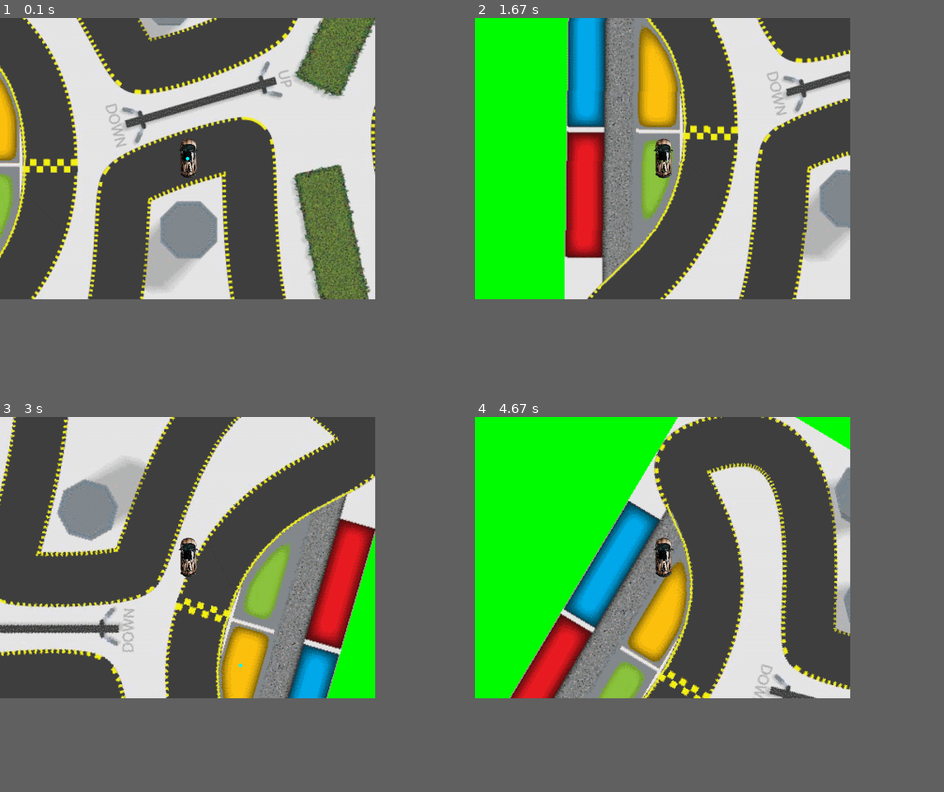
Above: before the commit, frames 1-4 (two rows, left to right).
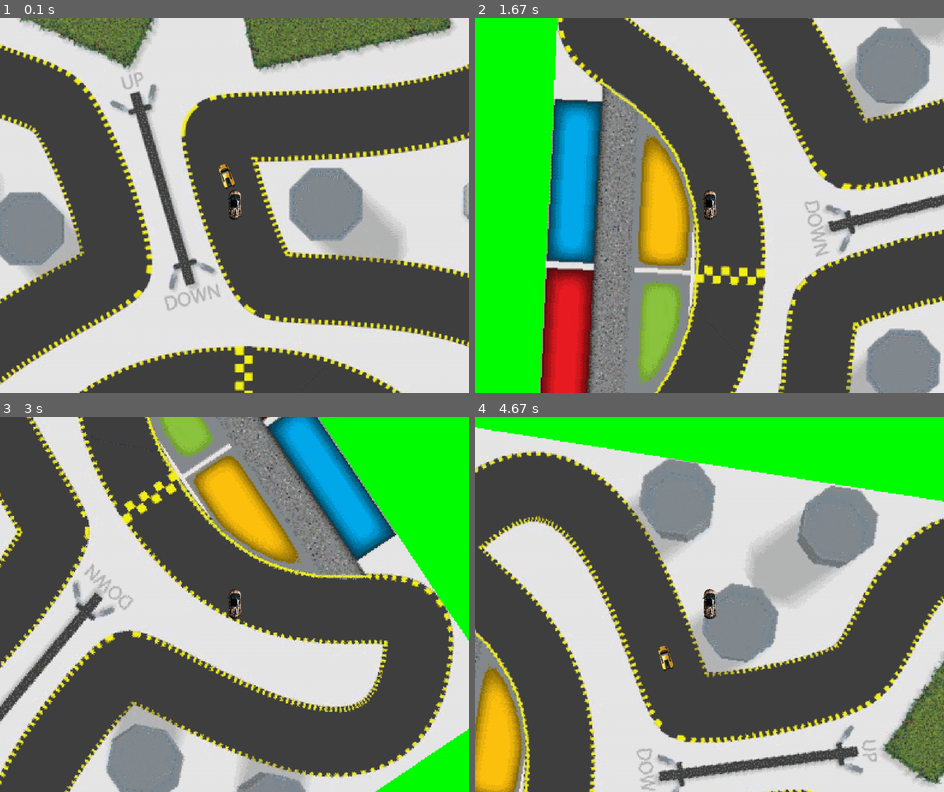
Above: after the commit, the same moments.

Repository: samiam567/PolePositionENGR133FinalProject
Game: pygame game, started from polePositionRunner.py
Same seed, same stepped clock (60 frames per second), same inputs: the game is played once before the commit and once after it.
Inputs:
- Up to frame 1 (0.1 s): type "y (at the terminal prompt)" at 0 s
- Up to frame 2 (1.67 s): hold D 0.33-0.8 s; hold W 0.83-1.3 s; hold D from 1.33 s (still down)
- Up to frame 3 (3 s): release D at 1.8 s; hold A 1.83-2.37 s; hold S 2.4-2.87 s; hold A from 2.9 s (still down)
- Up to frame 4 (4.67 s): release A at 3.37 s; hold W 3.4-3.87 s; hold D 3.9-4.53 s; hold S from 4.57 s (still down)
In our replay, the window is 720x540 before the commit and 900x720 after it. These sizes can differ from the game's own. Grey fills any space a smaller window leaves; there, only what the larger window draws over its background counts as a difference.

The runs differ from the first frame. In frame 1, 64% of the frame differs, in the area x 0-100%, y 0-100%; in frame 2, 61%; in frame 3, 68%; in frame 4, 78%.

Commit message:
You can now race against cpu

Diff:
--- /dev/null
+++ b/Computercar.py
@@ -0,0 +1,154 @@
+
+'''
+===============================================================================
+ENGR 133 Fa 2020
+
+Assignment Information
+	Assignment:     Final Project
+	Author:         Alec Pannunzio, afpannun@purdue.edu
+	Team ID:        LC4-5
+===============================================================================
+'''
+from math import sqrt,cos,sin,pi
+from game_engine.RelativeSprite import RelativeSprite
+from game_engine.raytrace import raytrace;
+import Racecar
+import pygame
+
+# a racecar controlled by the computer
+'''
+class members:
+racecarSpeed - float - how fast the racecar should be going
+racetrack - Racetrack - the racetrack we will be driving on  ;   for figuring out if we are on the track and CPU driving
+racetrackSet - boolean - whether we have set a racetrack yet
+racecarAcceleration - float - how fast we accelerate (how big the engine is)
+sensorLength - float - the max distance we will probe in raytracing
+sensorAngle - float - the angle from the front that the angled rays are for CPU driving
+prevError - float - the error from the last PID loop
+kP - float - the porportionallity constant for the PID controller
+kD - float - the derivative constant for the PID controller
+'''
+
+
+class Computercar(Racecar.Racecar):
+    def __init__(self,objectDraw,isFirstPerson,playercar):
+        racecar_source = "assets/racecar.png"
+
+        #these control the size of the car
+        if isFirstPerson:
+            diagonalMultiplier = 0.00015;
+        else:
+            diagonalMultiplier = 0.000075;
+
+        screenXSize = objectDraw.screenSizeX;
+        screenYSize = objectDraw.screenSizeY;
+
+        diagonal = sqrt(screenXSize**2 + screenYSize**2);
+        scale = diagonal*diagonalMultiplier;
+
+        super(Computercar,self).__init__(objectDraw,isFirstPerson,scale,racecar_source);
+
+        self.rotatePicture(90);
+
+        #set psrameters and settings for the car
+        if isFirstPerson:
+            self.setCamera(playercar);
+            self.racecarAcceleration = 0.5;
+            self.kP = 0.2;
+            self.kD = 0.3;
+            self.racecarSpeed = 13;
+            self.sensorLength = 100;
+        else:
+            self.racecarAcceleration = 0.1;
+            self.kP = 0.3;
+            self.kD = 0.3;
+            self.racecarSpeed = 10;
+            self.sensorLength = 50;
+
+        #settings and parameters
+        self.sensorAngle = 45;
+
+
+
+        #PID variables
+        self.prevError = 1;
+
+
+    def update(self):
+        super(Computercar,self).update();
+
+        '''
+        run the PD controller
+        '''
+        self.AICarControl();
+
+        '''
+        drive the car
+        '''
+
+        #calculate the angle the car is at
+        raceCarAngle = pi*(-90+self.getRotation())/180;
+
+        # set our speed to the target speed in the direction we are facing
+        self.setSpeed((self.racecarSpeed*cos(raceCarAngle),self.racecarSpeed*sin(raceCarAngle)));
+
+
+        '''
+        check if we are off the track
+        '''
+        if (self.racetrackSet):
+
+            if (not self.racetrack.isOnTrack(self.xPosition,self.yPosition)):
+                print("CPU is off the track!");
+            else:
+                print("");
+
+
+
+
+    def AICarControl(self):
+        position = 0;
+        pError = 0;
+
+        position = self.getPosition();
+        forwardAngle = -90 + self.getRotation();
+
+        '''
+        get sensor readings
+        '''
+
+        #front right angle sensor
+        frontRightAngleDist = raytrace(position,forwardAngle+self.sensorAngle,self.sensorLength,self.racetrack.isOnTrack,False);
+
+
+        #front left angle sensor
+        frontLeftAngleDist = raytrace(position,forwardAngle-self.sensorAngle,self.sensorLength,self.racetrack.isOnTrack,False);
+
+        #left sensor
+        leftDist = raytrace(position,forwardAngle-90,self.sensorLength,self.racetrack.isOnTrack,False);
+
+        #right sensor
+        rightDist = raytrace(position,forwardAngle+90,self.sensorLength,self.racetrack.isOnTrack,False);
+
+        #our relative position on the track
+        position = frontRightAngleDist+rightDist-leftDist-frontLeftAngleDist;
+        error = position;
+
+        # calculate the PID calculation
+        PIDOutput = self.kP*error + self.kD * (error-self.prevError);
+
+        # output the steering
+        self.setAngularVelocity(PIDOutput);
+
+        self.prevError = error;
+
+
+'''
+===============================================================================
+ACADEMIC INTEGRITY STATEMENT
+    I have not used source code obtained from any other unauthorized
+    source, either modified or unmodified. Neither have I provided
+    access to my code to another. The project I am submitting
+    is my own original work.
+===============================================================================
+'''
--- /dev/null
+++ b/Playercar.py
@@ -0,0 +1,130 @@
+
+'''
+===============================================================================
+ENGR 133 Fa 2020
+
+Assignment Information
+	Assignment:     Final Project
+	Author:         Alec Pannunzio, afpannun@purdue.edu
+	Team ID:        LC4-5
+===============================================================================
+'''
+from math import sqrt,cos,sin,pi
+from game_engine.RelativeSprite import RelativeSprite
+import Racecar
+import pygame
+
+# a racecar controlled by the player
+'''
+class members:
+turnAmount - float - the current turn of the wheels ; how much the car will turn this frame
+racecarSpeed - float - how fast the racecar should be going
+racetrack - Racetrack - the racetrack we will be driving on  ;   for figuring out if we are on the track and CPU driving
+racetrackSet - boolean - whether we have set a racetrack yet
+racecarAcceleration - float - how fast we accelerate (how big the engine is)
+racecarTurnSpeed - float - how fast we turn initially
+racecarTurnAcceleration - float - how much more we turn each frame (accelerative turning)
+
+'''
+
+
+class Playercar(Racecar.Racecar):
+    def __init__(self,objectDraw,isFirstPerson):
+        racecar_source = "assets/racecar2.png";
+
+        #these control the size of the car
+        if isFirstPerson:
+            diagonalMultiplier = 0.00003;
+        else:
+            diagonalMultiplier = 0.000015;
+
+        screenXSize = objectDraw.screenSizeX;
+        screenYSize = objectDraw.screenSizeY;
+
+        diagonal = sqrt(screenXSize**2 + screenYSize**2);
+        scale = diagonal*diagonalMultiplier;
+
+        super(Playercar,self).__init__(objectDraw,isFirstPerson,scale,racecar_source);
+
+
+
+        #set psrameters and settings for the car
+        if isFirstPerson:
+            self.setCamera(self);
+            self.racecarAcceleration = 0.5;
+            self.racecarTurnSpeed = 2;
+            self.racecarTurnAcceleration = 0.33;
+        else:
+            self.racecarAcceleration = 0.16;
+            self.racecarTurnSpeed = 4;
+            self.racecarTurnAcceleration = 0.43;
+
+        self.racecarSpeed = 0;
+
+
+    def update(self):
+        super(Playercar,self).update();
+
+        '''
+        drive the car according to user input
+        '''
+
+        # get the keys that the user has pressed
+        keysPressed = self.objectDraw.getKeysPressed();
+
+        #calculate the angle the car is at
+        raceCarAngle = pi*(-90+self.getRotation())/180;
+
+
+        # acclerate if the user presses "w"
+        if (keysPressed[pygame.K_w]):
+            self.racecarSpeed += self.racecarAcceleration;
+        elif(keysPressed[pygame.K_s]):
+            self.racecarSpeed -= self.racecarAcceleration;
+
+        # set our speed to the target speed in the direction we are facing
+        self.setSpeed((self.racecarSpeed*cos(raceCarAngle),self.racecarSpeed*sin(raceCarAngle)));
+
+
+        # turn if the user presses "a" or "d"
+        if (keysPressed[pygame.K_a]):
+            self.setAngularVelocity(-self.turnAmount);
+            self.turnAmount+=self.racecarTurnAcceleration; # turn faster the longer we are turning
+        elif (keysPressed[pygame.K_d]):
+            self.setAngularVelocity(self.turnAmount);
+            self.turnAmount+=self.racecarTurnAcceleration; # turn faster the longer we are turning
+
+        else: # if we aren't pressing anything don't turn, set the turn speed back to the base speed
+            self.setAngularVelocity(0);
+            self.turnAmount = self.racecarTurnSpeed;
+
+
+        '''
+        check if we are off the track
+        '''
+        if (self.racetrackSet):
+
+            if (not self.racetrack.isOnTrack(self.xPosition,self.yPosition)):
+                print("We are off the track!");
+            else:
+                print("");
+
+
+
+
+
+
+
+
+
+
+
+'''
+===============================================================================
+ACADEMIC INTEGRITY STATEMENT
+    I have not used source code obtained from any other unauthorized
+    source, either modified or unmodified. Neither have I provided
+    access to my code to another. The project I am submitting
+    is my own original work.
+===============================================================================
+'''
--- a/Racecar.py
+++ b/Racecar.py
@@ -18,46 +18,21 @@
 '''
 class members:
 raceCarImg - pygame.Surface - the image of a racecar to be used for the sprite
-racecarAcceleration - float - how fast we accelerate (how big the engine is)
-racecarTurnSpeed - float - how fast we turn initially
-raceCarTurnAcceleration - float - how much more we turn each frame (accelerative turning)
-turnAmount - float - the current turn of the wheels ; how much the car will turn this frame
-racecarSpeed - float - how fast the racecar should be going
 racetrack - Racetrack - the racetrack we will be driving on  ;   for figuring out if we are on the track and CPU driving
 racetrackSet - boolean - whether we have set a racetrack yet
 '''
 
-racecar_source = "assets/racecar2.png";
+
 class Racecar(RelativeSprite):
-    def __init__(self,objectDraw,isFirstPerson):
+    def __init__(self,objectDraw,isFirstPerson,scale,racecar_source):
+
+
         screenXSize = objectDraw.screenSizeX;
         screenYSize = objectDraw.screenSizeY;
-        diagonal = sqrt(screenXSize**2 + screenYSize**2);
 
-        #these control the size of the car
-        if isFirstPerson:
-            diagonalMultiplier = 0.00005;
-        else:
-            diagonalMultiplier = 0.00001;
+        super(Racecar,self).__init__("racecar", screenXSize/2,screenYSize/2,scale,racecar_source,objectDraw);
 
-        super(Racecar,self).__init__("racecar", screenXSize/2,screenYSize/2,diagonal*diagonalMultiplier,racecar_source,objectDraw);
 
-        #set psrameters and settings for the car
-        if isFirstPerson:
-            self.setCamera(self);
-            self.setRotation(00);
-            self.setZeroRotation(-90);
-            self.racecarAcceleration = 0.5;
-            self.racecarTurnSpeed = 4;
-            self.racecarTurnAcceleration = 0.33;
-        else:
-            self.img = pygame.transform.rotate(self.img,0);
-            self.racecarAcceleration = 0.1;
-            self.racecarTurnSpeed = 3;
-            self.racecarTurnAcceleration = 0.23;
-
-        self.turnAmount = 0;
-        self.racecarSpeed = 0;
         self.racetrack = None;
         self.racetrackSet = False;
 
@@ -65,64 +40,6 @@
     def setRacetrack(self, racetrack):
         self.racetrack = racetrack;
         self.racetrackSet = True;
-
-
-    def paint(self,screen):
-        super(Racecar,self).paint(screen);
-        pygame.draw.circle(screen,(0,255,255),(self.xPosition,self.yPosition),4);
-
-    def update(self):
-        super(Racecar,self).update();
-
-        '''
-        drive the car according to user input
-        '''
-
-        # get the keys that the user has pressed
-        keysPressed = self.objectDraw.getKeysPressed();
-
-        #calculate the angle the car is at
-        raceCarAngle = pi*(self.getRotation())/180;
-
-
-        # acclerate if the user presses "w"
-        if (keysPressed[pygame.K_w]):
-            self.racecarSpeed += self.racecarAcceleration;
-        elif(keysPressed[pygame.K_s]):
-            self.racecarSpeed -= self.racecarAcceleration;
-
-        # set our speed to the target speed in the direction we are facing
-        self.setSpeed((-self.racecarSpeed*cos(raceCarAngle),-self.racecarSpeed*sin(raceCarAngle)));
-
-
-        # turn if the user presses "a" or "d"
-        if (keysPressed[pygame.K_a]):
-            self.setAngularVelocity(-self.turnAmount);
-            self.turnAmount+=self.racecarTurnAcceleration; # turn faster the longer we are turning
-        elif (keysPressed[pygame.K_d]):
-            self.setAngularVelocity(self.turnAmount);
-            self.turnAmount+=self.racecarTurnAcceleration; # turn faster the longer we are turning
-
-        else: # if we aren't pressing anything don't turn, set the turn speed back to the base speed
-            self.setAngularVelocity(0);
-            self.turnAmount = self.racecarTurnSpeed;
-
-
-        '''
-        check if we are off the track
-        '''
-
-        if (self.racetrackSet):
-
-            if (not self.racetrack.isOnTrack(self.xPosition,self.yPosition)):
-                print("We are off the track!");
-
-
-
-
-
-
-
 
 
 
--- a/Racetrack.py
+++ b/Racetrack.py
@@ -66,14 +66,9 @@
             color = self.racetrackRoad.get_at((xPixelPos,yPixelPos)); # get the color at that pixel position
 
             brightness = 0.2126 * color.r + 0.7152 * color.g + 0.0722 * color.b; # convert to brightness
-            print(brightness);
             return brightness < 200; # return whether that brightness is  dark enough to be the road (picture values are either 0 for on track or 254.999... for off track)
-        except IndexError:
-            print("off picture");
-            return True;
-
-
-            #return False;
+        except IndexError: # we are outside the picture and definitely not on the track
+            return False;
 
     # returns true if the passed coordinate is the edge of the track
     def isTrackEdge(self,x,y):
--- a/Tests/imgTest.py
+++ b/Tests/imgTest.py
@@ -27,7 +27,7 @@
 spinSpeed = 5;
 rotation = 0;
 
-player_image = pygame.image.load("../assets/racecar.png").convert();
+player_image = pygame.image.load("../assets/racecar2.png").convert();
 imgSizeX = 200;
 imgSizeY = 200;
 
--- a/edgeDetection/Grayscale.py
+++ b/edgeDetection/Grayscale.py
@@ -19,7 +19,9 @@
     #define the grayscale value of each pixel and set the corresponding value in teh blank array equal to the grayscale brightness
     for x in range(0,len(im)):
         for y in range(0,len(im[0])):
-            i = 0.2126 * im[x,y,0] + 0.7152 * im[x,y,1] + 0.0722 * im[x,y,2]
+            #i = 0.2126 * im[x,y,0] + 0.7152 * im[x,y,1] + 0.0722 * im[x,y,2]
+            #i = 0.5 * im[x,y,0] + 0.5 * im[x,y,2];
+            i = 0.3 * im[x,y,0] + 3 * im[x,y,1] + 3 * im[x,y,2]
             gray[x,y] = i
 
     #Show the user the shape of the image
--- a/game_engine/RelativeSprite.py
+++ b/game_engine/RelativeSprite.py
@@ -86,7 +86,7 @@
 
             #convert to polar
 
-            angle = atan2(self.displayXPosition,-self.displayYPosition); # the angle of this object relative to the camera
+            angle = atan2(self.displayYPosition,self.displayXPosition); # the angle of this object relative to the camera
 
             radius = sqrt(self.displayXPosition**2 + self.displayYPosition**2) # thie distance this object is away from the camera
 
@@ -100,7 +100,6 @@
 
             self.rotation -= self.camera.getRotation(); # add internal rotation to match camera
 
-            self.rotation += 90;
 
             #add zero offsets
             self.rotation += self.zeroRotation;
--- a/game_engine/Sprite.py
+++ b/game_engine/Sprite.py
@@ -98,6 +98,11 @@
         self.updateDisplayImage();
 
 
+    #rotates the picture, but not the actual sprite object
+    def rotatePicture(self,angle):
+        self.img = pygame.transform.rotate(self.img,angle);
+        self.xSize = self.imgScale * self.img.get_width();
+        self.ySize = self.imgScale * self.img.get_height();
 
     def paint(self,screen):
         # paint the Sprite, adjusting so that the xPosition,yPosition are the coordinates of the center
--- /dev/null
+++ b/game_engine/raytrace.py
@@ -0,0 +1,69 @@
+
+'''
+===============================================================================
+ENGR 133 Fa 2020
+
+Assignment Information
+	Assignment:     Final Project
+	Author:         Alec Pannunzio, afpannun@purdue.edu
+	Team ID:        LC4-5
+===============================================================================
+'''
+from game_engine.GameEngineToolbox import checkType
+from math import pi,sin,cos
+
+# sends a ray starting from the given position and at the given angle and returns the distance when the passed function is true or the max length is exeeded
+
+'''
+params:
+startpos - tuple[float] - the position to start the ray at
+angle - float - the angle (in degrees)
+length - float - the maximum length to probe
+function - function - stop when this function returns functionOutput
+functionOutput - boolean - stop when the function output equals this
+increment - float - how much to increment the probing length each time
+'''
+def raytrace(startpos,angle,length,function,functionOutput,increment = 1.3):
+    checkType(startpos,(tuple),"starting position must be a tuple");
+    checkType(startpos[0],(float,int),"start pos must contain numbers");
+    checkType(angle,(float,int),"angle must be a number");
+    checkType(length,(int,float),"ray length must be a number");
+   # checkType(function,(type(raytrace)),"function must be of type function");
+    checkType(increment,(float,int),"increment must be a number");
+
+    angle = pi*angle/180; # convert angle to radians
+
+    cLength = 0; # the current probe-length for the ray
+
+    # set the position of the ray to the startposition
+    x = startpos[0];
+    y = startpos[1];
+
+    # while we have not exceeded the length and the function did not return true
+    while ( (not (function(x,y) == functionOutput) ) and (cLength < length) ):
+        cLength += increment; # increment the length of the ray
+
+        # calculate the pos of the endpoint of the ray
+        x = startpos[0] + cLength * cos(angle);
+        y = startpos[1] + cLength * sin(angle);
+
+    return cLength
+
+
+
+
+
+
+
+
+
+
+'''
+===============================================================================
+ACADEMIC INTEGRITY STATEMENT
+    I have not used source code obtained from any other unauthorized
+    source, either modified or unmodified. Neither have I provided
+    access to my code to another. The project I am submitting
+    is my own original work.
+===============================================================================
+'''
--- a/polePositionRunner.py
+++ b/polePositionRunner.py
@@ -13,7 +13,8 @@
 from game_engine.ObjectDraw import ObjectDraw
 from game_engine.RelativeSprite import RelativeSprite
 from game_engine.Sprite import Sprite
-import Racecar
+import Playercar
+import Computercar
 import Racetrack
 from math import sin,cos,pi
 import pygame
@@ -24,7 +25,7 @@
 # runs the necessary functions and classes to run pole position
 
 
-objectDraw = ObjectDraw(800,600); #create objectDraw
+objectDraw = ObjectDraw(1000,800); #create objectDraw
 
 useFirstPerson = input("Do you want to use first person mode? yes(y) or no(n)");
 useFirstPerson = useFirstPerson.lower();
@@ -32,16 +33,19 @@
 # if the user's answer starts with "y" then use first person
 firstPerson = (useFirstPerson[0] == "y")
 
-
-racecar = Racecar.Racecar(objectDraw,firstPerson); # create the racecar
+racecar = Playercar.Playercar(objectDraw,firstPerson); # create the playercar
+cpu = Computercar.Computercar(objectDraw,firstPerson,racecar); # create the cpu
 racetrack = Racetrack.Racetrack(objectDraw,racecar,firstPerson); # create the racetrack
 
+cpu.setRacetrack(racetrack);
 
 '''
 add to objectdraw
 '''
 objectDraw.add(racetrack);
+objectDraw.add(cpu);
 objectDraw.add(racecar);
+
 
 #set the background color
 objectDraw.setBackgroundColor((0,255,0));
Binary file changed: assets/racecar.png
Binary file changed: assets/racecar2.png
Binary file added: assets/racetrack4.jpg
Binary file added: assets/racetrack5.jpg
Binary file added: assets/racetrack6.png
Binary file added: assets/racetrack6Edges.png
Binary file added: assets/racetrack6Road.png
Binary file added: edgeDetection/EdgeDetectedImage.png
